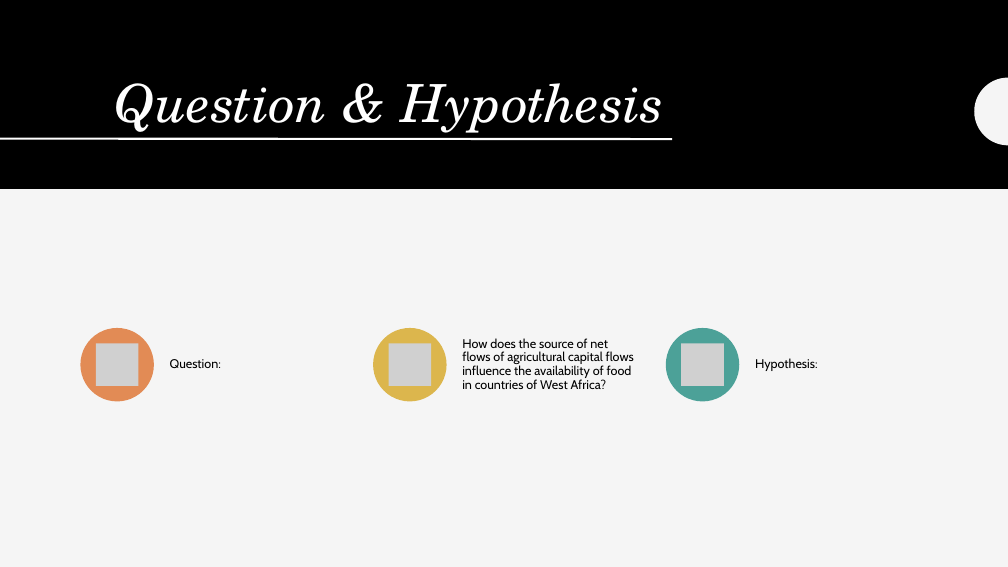
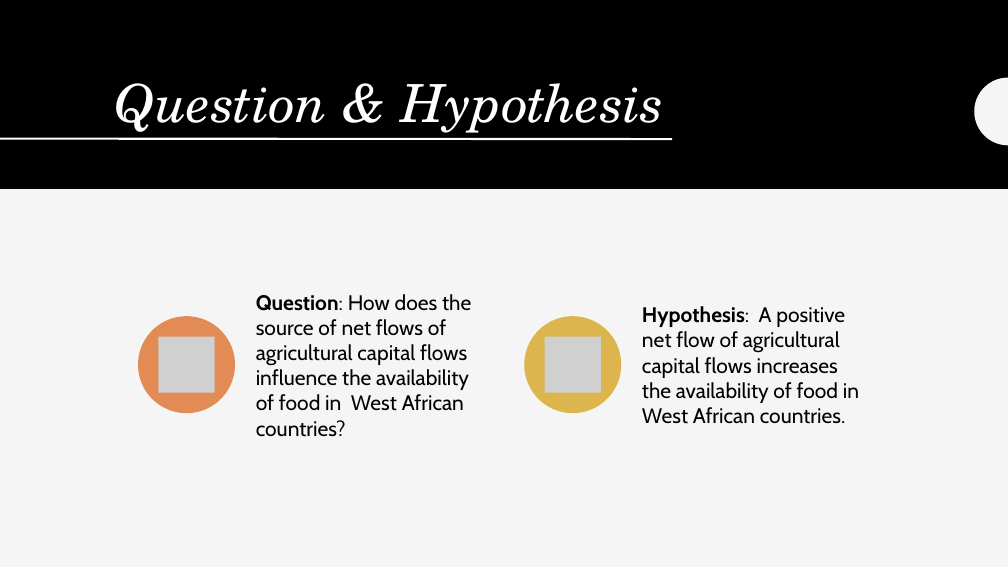
Before and after one commit to bryceleary/DSIFinal, a slide deck: slide 4 of Docs/dsifinal-presensation.pptx. Drawn at 1008x567 pixels with LibreOffice and Linux fonts; fonts in the diff are those of the drawing; grey boxes stand for pictures. Boxes give left, top, right and bottom in pixels: in the first picture for what was removed or moved away, otherwise in the second. Text is boxed around its words. In the diff, an @@ line names an element or a change of style, - is before the commit and + after.

```diff
--- a/Docs/dsifinal-presensation.pptx
+++ b/Docs/dsifinal-presensation.pptx
@@ text at (256, 294, 471, 437): text changed; size 12 to 20 pt @@
-How does the source of net flows of agricultural capital flows influence the availability of food in countries of West Africa?
+Question: How does the source of net flows of agricultural capital flows influence the availability of food in West African countries?
@@ ellipse: place and size @@
-ellipse at (80, 328, 154, 402)
+ellipse at (138, 316, 235, 413)
@@ ellipse: place and size @@
-ellipse at (374, 328, 447, 402)
+ellipse at (524, 316, 621, 413)
@@ text added at (642, 306, 859, 424), 20 pt, text #000000 @@
+Hypothesis: A positive net flow of agricultural capital flows increases the availability of food in West African countries.
@@ picture: place and size @@
-picture at (96, 343, 138, 386)
+picture at (158, 337, 214, 392)
@@ picture: place and size @@
-picture at (389, 343, 431, 386)
+picture at (544, 337, 600, 392)
@@ group removed at (170, 328, 818, 402): 2 texts, 1 ellipse, 1 picture @@
-Question:
-Hypothesis:
```
Also in this commit, not shown: 6 other slides changed.
